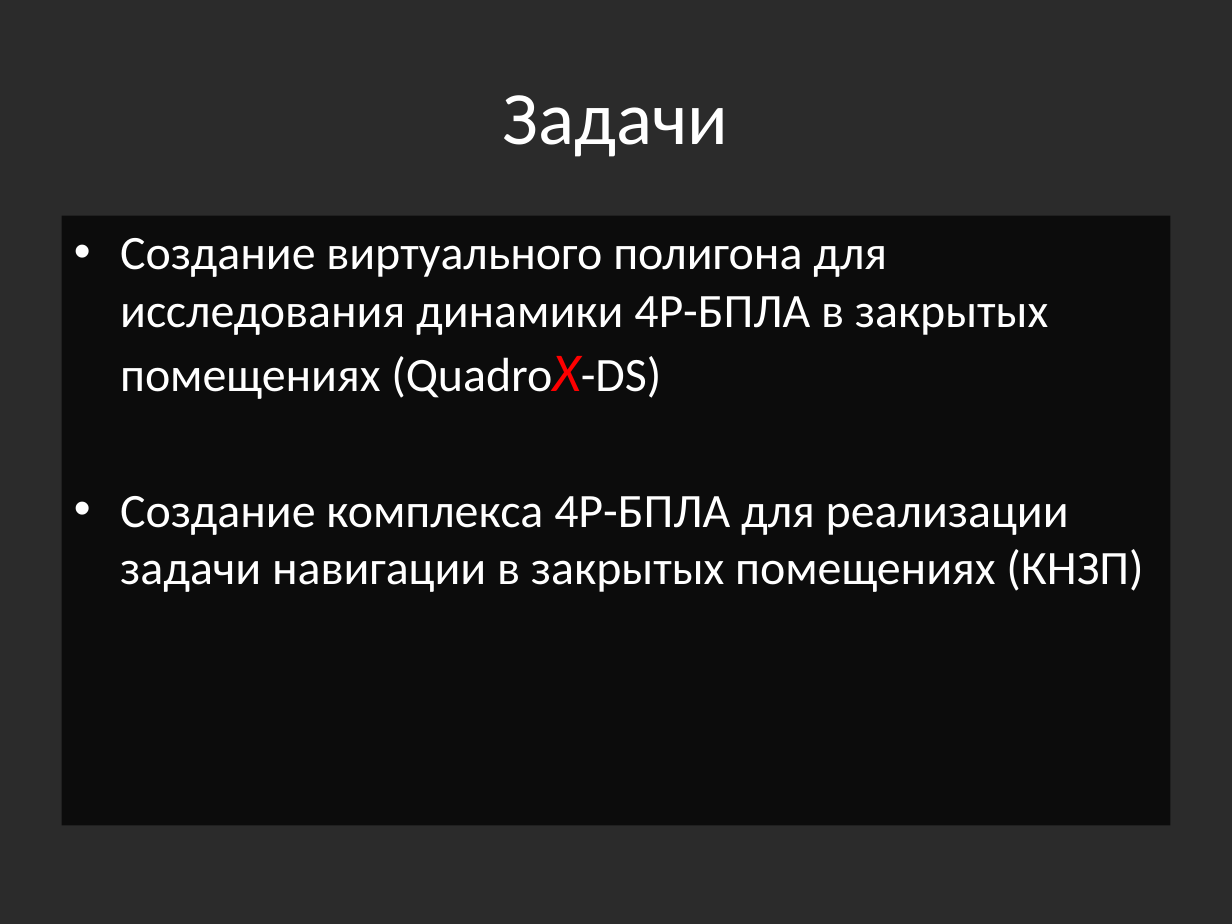
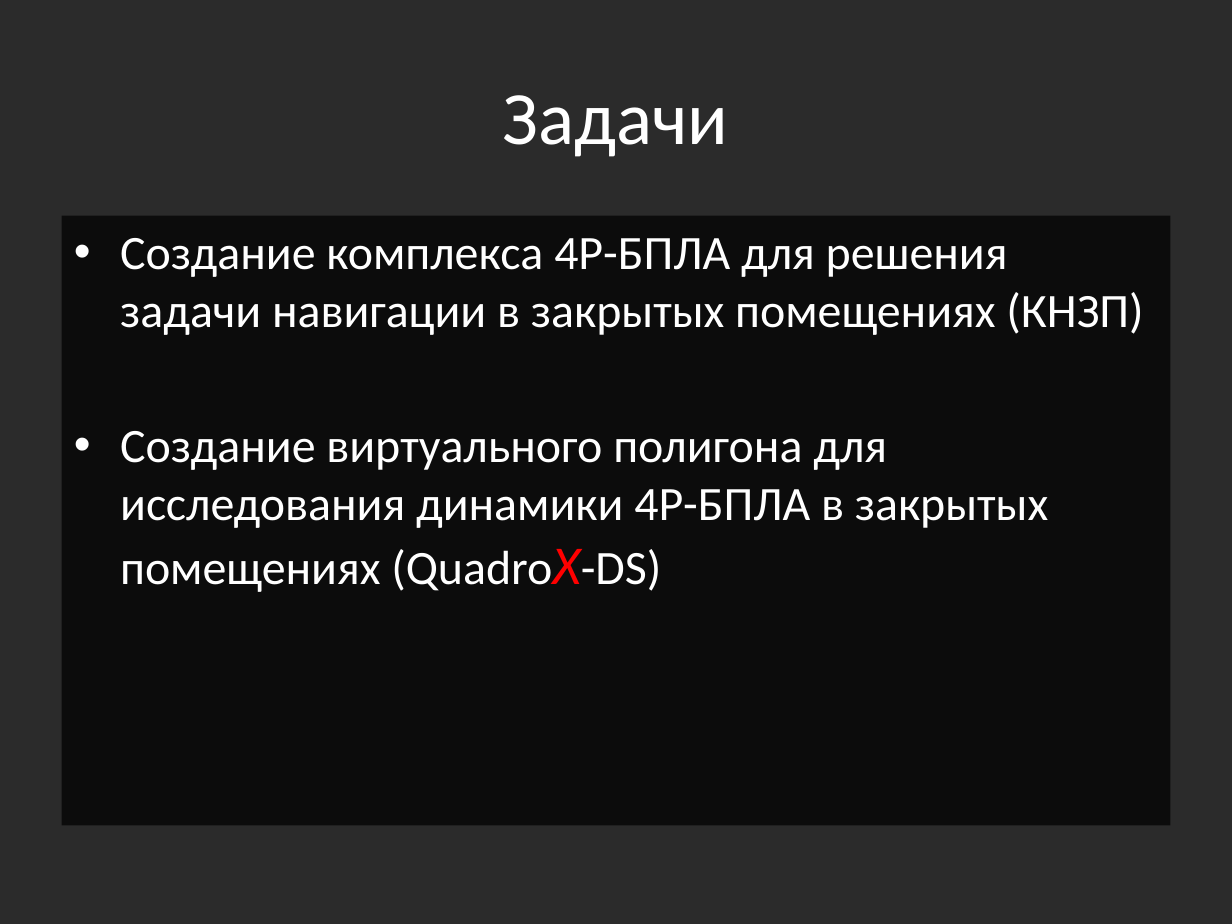
Before and after one commit to Jacobi20/quadro-xds, a slide deck: slide 2 of Docs/Medias2012_dhg.pptx. Drawn at 1232x924 pixels with LibreOffice and Linux fonts; fonts in the diff are those of the drawing; background and template pictures are left out; a plain dark background stands for a picture behind light text. Boxes give left, top, right and bottom in pixels: in the first picture for what was removed or moved away, otherwise in the second. Text is boxed around its words. In the diff, an @@ line names an element or a change of style, - is before the commit and + after.

```diff
--- a/Docs/Medias2012_dhg.pptx
+++ b/Docs/Medias2012_dhg.pptx
@@ text at [120, 238, 1143, 335]: paragraph added @@
+• Создание комплекса 4Р-БПЛА для решения задачи навигации в закрытых помещениях (КНЗП)
@@ text at [120, 496, 1143, 592]: paragraph removed @@
-• Создание комплекса 4Р-БПЛА для реализации задачи навигации в закрытых помещениях (КНЗП)
```
Also in this commit, not shown: 5 other slides changed, 4 slides added.
